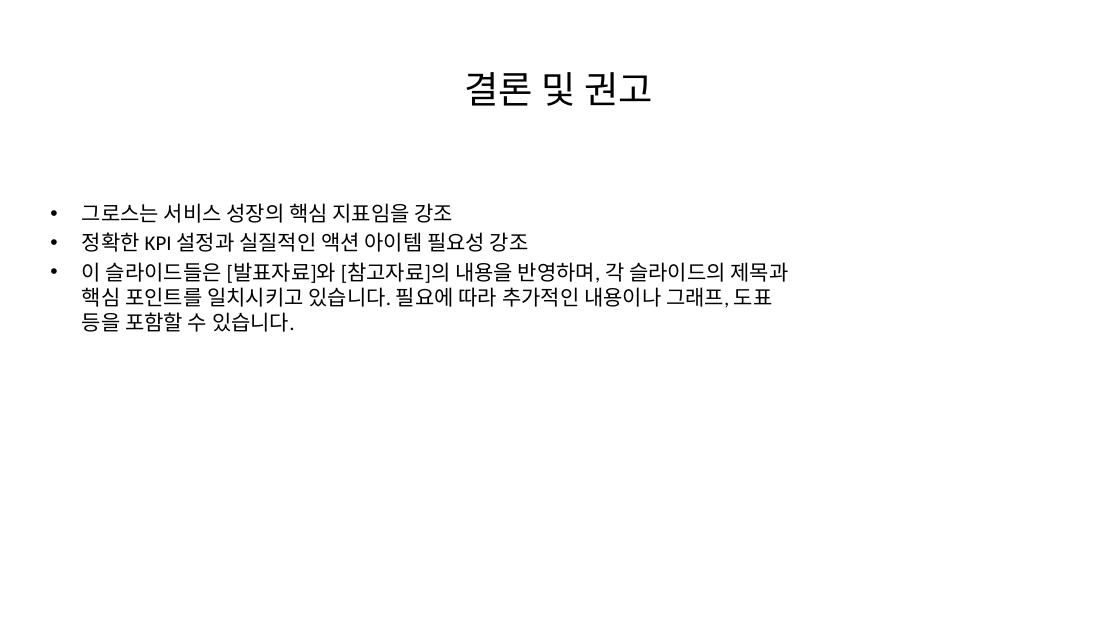
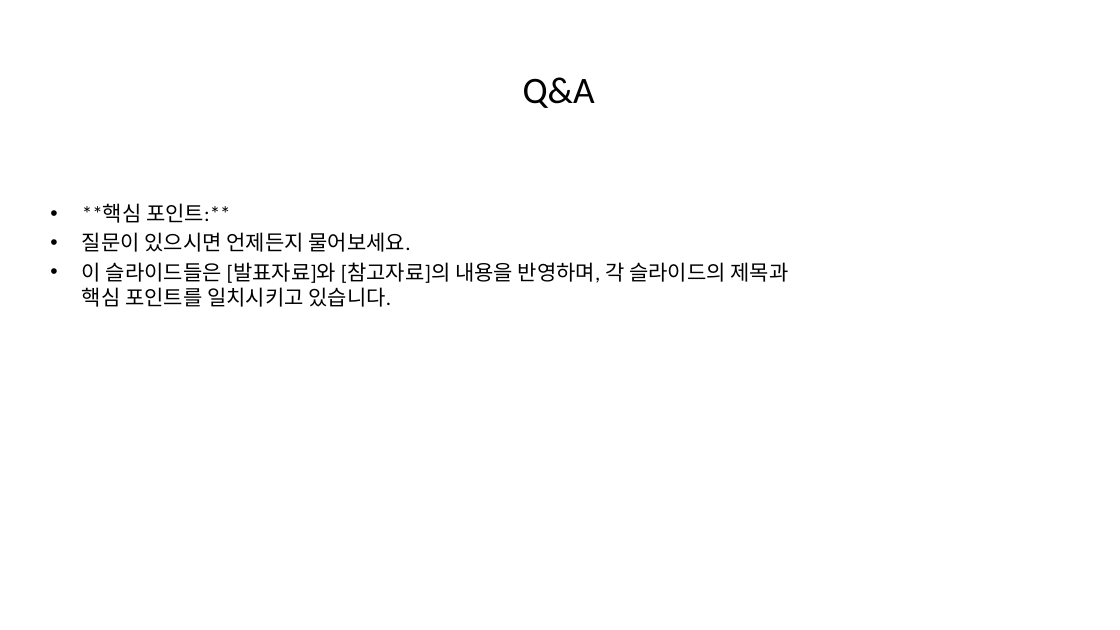
Before and after one commit to devna0111/FlowMate, a slide deck: slide 10 of uploads/pptx_sample.pptx (slide 9 before the commit). Drawn at 1120x630 pixels with LibreOffice and Linux fonts; fonts in the diff are those of the drawing. Boxes give left, top, right and bottom in pixels: in the first picture for what was removed or moved away, otherwise in the second. Text is boxed around its words. In the diff, an @@ line names an element or a change of style, - is before the commit and + after.

```diff
--- a/uploads/pptx_sample.pptx
+++ b/uploads/pptx_sample.pptx
@@ title at [523, 77, 595, 108]: text changed @@
-결론 및 권고
+Q&A
@@ text at [82, 203, 788, 307]: text changed @@
-• 그로스는 서비스 성장의 핵심 지표임을 강조
-• 정확한 KPI 설정과 실질적인 액션 아이템 필요성 강조
-• 이 슬라이드들은 [발표자료]와 [참고자료]의 내용을 반영하며, 각 슬라이드의 제목과 핵심 포인트를 일치시키고 있습니다. 필요에 따라 추가적인 내용이나 그래프, 도표 등을 포함할 수 있습니다.
+• **핵심 포인트:**
+• 질문이 있으시면 언제든지 물어보세요.
+• 이 슬라이드들은 [발표자료]와 [참고자료]의 내용을 반영하며, 각 슬라이드의 제목과 핵심 포인트를 일치시키고 있습니다.
```
Also in this commit, not shown: 2 other slides changed, 6 slides added, 5 slides removed, 7 other files.
